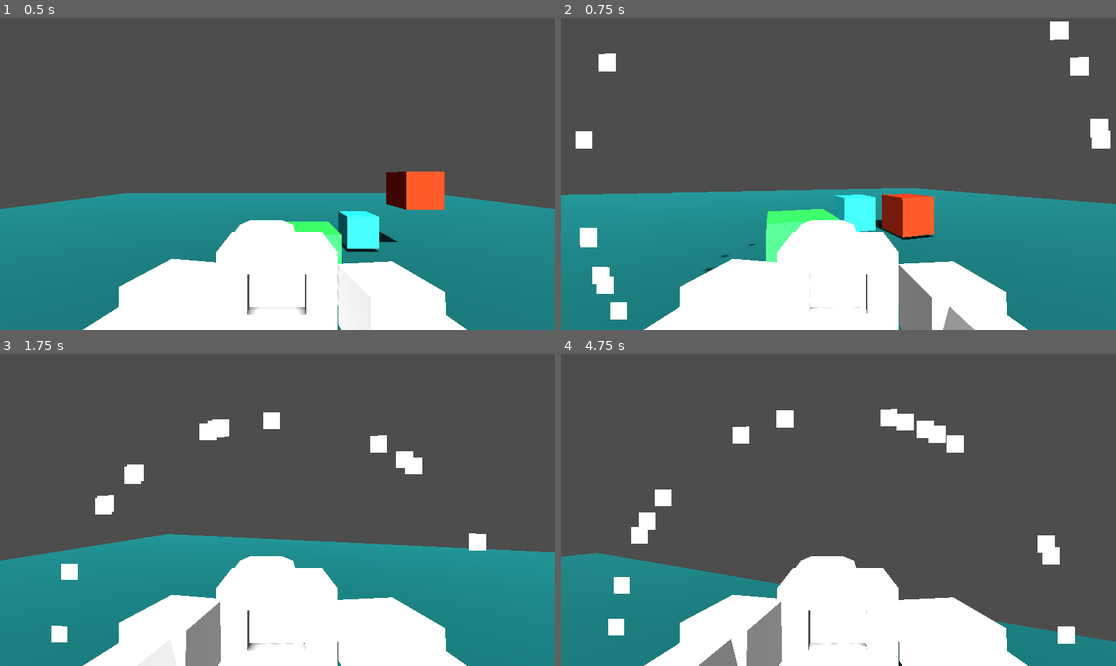
Above: before the commit, frames 1-4 (two rows, left to right).
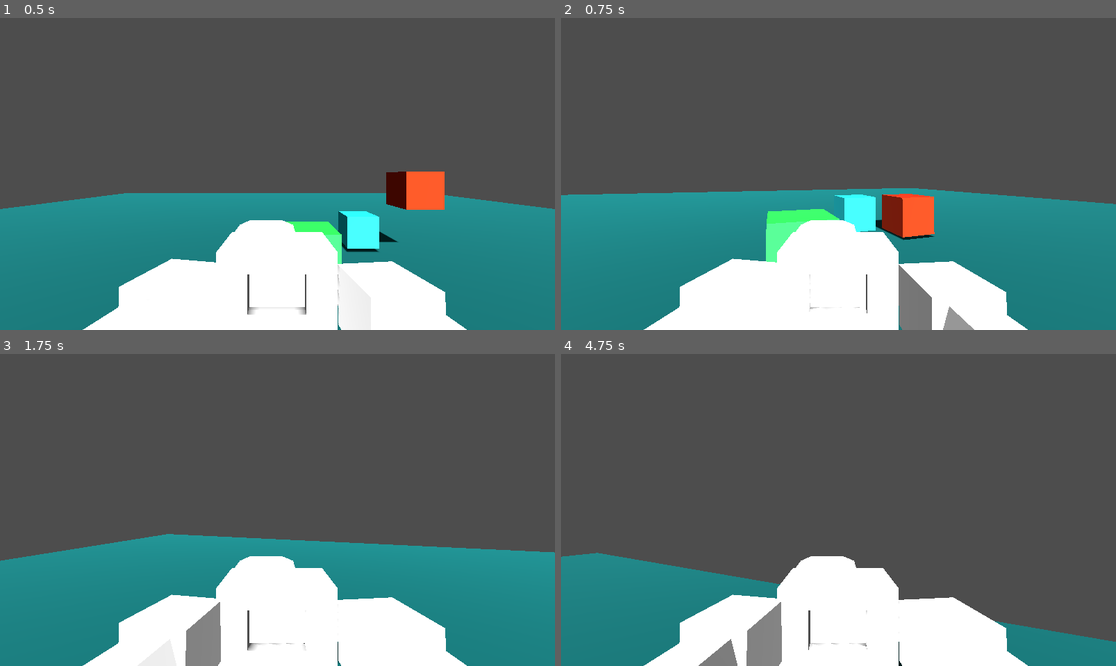
Above: after the commit, the same moments.

Repository: G4vp/TheCopyCam
Game: Godot game, scene res://Scenes/Environment/level.tscn
Two runs of this game, one before a commit and one after it. Both use one fixed random seed, a clock stepped at 60 frames per second and the inputs below.
Inputs (mouse positions are in pixels of both pictures, inside the frame that each line leads up to):
- Up to frame 1 (0.5 s): no input
- Up to frame 2 (0.75 s): move the mouse to (866, 174) at 0.52 s; press the mouse at (866, 174) at 0.53 s; hold Up (move_up) from 0.53 s (still down)
- Up to frame 3 (1.75 s): keep holding Up (move_up); tap Space (jump) at 0.77, 1.52 s; right-click (305, 510) at 0.8 s; move the mouse to (249, 510) at 1.27 s; release the mouse at (249, 510) at 1.28 s; right-click (249, 510) at 1.35 s; click (249, 510) at 1.55 s
- Up to frame 4 (4.75 s): keep holding Up (move_up); move the mouse to (849, 503) at 2.02 s; press the mouse at (849, 503) at 2.03 s; right-click (849, 503) at 2.3 s; move the mouse to (832, 516) at 2.77 s; release the mouse at (832, 516) at 2.78 s; right-click (832, 516) at 2.85 s; tap Space (jump) at 3.02, 3.77, 4.52 s; click (832, 516) at 3.05 s; move the mouse to (877, 513) at 3.52 s; press the mouse at (877, 513) at 3.53 s; right-click (877, 513) at 3.8 s; move the mouse to (794, 506) at 4.27 s; release the mouse at (794, 506) at 4.28 s; right-click (794, 506) at 4.35 s; click (794, 506) at 4.55 s

Frame 1 is identical in both runs. In frame 2, 1.7% of the frame differs, in the area x 2-99%, y 1-97%; in frame 3, 1.8%; in frame 4, 2.4%, in the area x 8-93%, y 17-93%.

Commit message:
PhotosFrame

Diff:
--- a/Scenes/Characters/copy_cam_controller.gd
+++ b/Scenes/Characters/copy_cam_controller.gd
@@ -1,12 +1,18 @@
+class_name CopyCamController
 extends Node3D
 
+signal add_photos_frames(photos:Array, max_photos:int)
+signal hide_photos_frames(photos:Array, max_photos:int)
 
 @export var Marker: Marker3D
 @export var CAMERA_RAYCAST : RayCast3D
 @export var FLASH_PARTICLES : GPUParticles3D
 
+@export var MAX_PHOTOS: int = 3
+
 var _item_selection_num : int = 0
 var _selection_mode : bool = false
+
 
 var photos_taken: Array[CopyObject] = []
 
@@ -30,6 +36,8 @@
 				photos_taken[_item_selection_num].reparent(self.owner.get_parent())
 				photos_taken.remove_at(_item_selection_num)
 				_item_selection_num = 0
+
+				hide_photos_frames.emit(photos_taken,MAX_PHOTOS)
 			_selection_mode = false
 
 		elif len(photos_taken) > 0:
@@ -40,13 +48,16 @@
 
 	if event.is_action_pressed("action_1"):
 		# Tirar foto
-		FLASH_PARTICLES.emitting = true
+
 		if CAMERA_RAYCAST.is_colliding():
 			var object_to_copy = CAMERA_RAYCAST.get_collider() as CopyObject
+			FLASH_PARTICLES.emitting = true
 			if object_to_copy:
-				#TO DO: Change the duplicate() someday.
-				print("FLASH")
+
+				if len(photos_taken) >= MAX_PHOTOS:
+					photos_taken.remove_at(0)
 				photos_taken.append(object_to_copy.duplicate())
+				add_photos_frames.emit(photos_taken, MAX_PHOTOS)
 
 	if event.is_action_pressed("inventory_right"):
 		if len(photos_taken) > 0:
--- /dev/null
+++ b/Scenes/Characters/photos_frame_control.gd
@@ -0,0 +1,47 @@
+extends Control
+
+@export var COPY_CAM_CONTROLLER: CopyCamController
+
+
+# Called when the node enters the scene tree for the first time.
+func _ready():
+	pass # Replace with function body.
+
+
+# Called every frame. 'delta' is the elapsed time since the previous frame.
+func _process(delta):
+	pass
+
+
+func _on_add_photos_frames(photos:Array[CopyObject], max_photos:int):
+	# Añadimos de uno en uno, en algun momento el len de photos se pausa y el
+	if self.get_child_count() == 0:
+		for i in range(max_photos):
+			self.add_child(create_texture_rect_child(i))
+	print(photos)
+	add_texture_rect(photos)
+
+func _on_hide_photos_frames(photos:Array[CopyObject], max_photos:int):
+	reset_texture_rect(photos.size(),max_photos)
+	add_texture_rect(photos)
+
+func add_texture_rect(photos:Array[CopyObject]):
+	for i in range(len(photos)):
+		var children_texture_rect = self.get_children()[i] as TextureRect
+		var load_path = "res://Assets/Images/" + photos[i].get_meta("Object_Name")+"_frame.png"
+		children_texture_rect.texture = load(load_path)
+
+func reset_texture_rect(photos_size:int,max_photos:int):
+	for i in range(photos_size,max_photos):
+		var children_texture_rect = self.get_children()[i] as TextureRect
+		var load_path = "res://Assets/Images/CameraFrame.png"
+		children_texture_rect.texture = load(load_path)
+
+func create_texture_rect_child(index: int) -> TextureRect:
+	var scene = preload("res://Scenes/Control/photos_frames.tscn")
+	var instante = scene.instantiate()
+	var node_position = Vector2(index*100+(get_viewport().size.x/40),get_viewport().size.y/60)
+
+	instante.texture = load("res://Assets/Images/CameraFrame.png")
+	instante.position = node_position
+	return instante
--- a/Scenes/Characters/player.tscn
+++ b/Scenes/Characters/player.tscn
@@ -1,8 +1,9 @@
-[gd_scene load_steps=6 format=3 uid="uid://fdlxo75d2rod"]
+[gd_scene load_steps=7 format=3 uid="uid://fdlxo75d2rod"]
 
 [ext_resource type="Script" path="res://Scenes/Characters/player.gd" id="1_owhbk"]
 [ext_resource type="PackedScene" uid="uid://ne5cs2fwwukg" path="res://Scenes/Characters/copy_cam_controller.tscn" id="2_vstre"]
 [ext_resource type="PackedScene" uid="uid://bvmsos1o25l15" path="res://Assets/Models/arms.glb" id="3_7nt2v"]
+[ext_resource type="Script" path="res://Scenes/Characters/photos_frame_control.gd" id="4_fpn8k"]
 
 [sub_resource type="CapsuleShape3D" id="CapsuleShape3D_11kdu"]
 
@@ -42,6 +43,15 @@
 [node name="arms2" parent="CameraController/Objects" instance=ExtResource("3_7nt2v")]
 transform = Transform3D(0.993955, -0.109786, 1.86265e-09, -0.00395979, -0.0358501, 0.999349, -0.109715, -0.993309, -0.0360682, 0.59336, -0.0176575, -0.017714)
 
+[node name="PhotosFrameControl" type="Control" parent="."]
+layout_mode = 3
+anchors_preset = 0
+offset_left = 440.0
+offset_top = 24.0
+offset_right = 480.0
+offset_bottom = 64.0
+script = ExtResource("4_fpn8k")
+
 [node name="CollisionShape3D" type="CollisionShape3D" parent="."]
 shape = SubResource("CapsuleShape3D_11kdu")
 
@@ -49,3 +59,6 @@
 visible = false
 mesh = SubResource("CapsuleMesh_baok0")
 skeleton = NodePath("../..")
+
+[connection signal="add_photos_frames" from="CameraController/CopyCamController" to="PhotosFrameControl" method="_on_add_photos_frames"]
+[connection signal="hide_photos_frames" from="CameraController/CopyCamController" to="PhotosFrameControl" method="_on_hide_photos_frames"]
--- /dev/null
+++ b/Scenes/Control/photos_frames.tscn
@@ -0,0 +1,8 @@
+[gd_scene format=3 uid="uid://pv274kxyedl8"]
+
+[node name="photos_frames" type="TextureRect"]
+anchors_preset = 15
+anchor_right = 1.0
+anchor_bottom = 1.0
+grow_horizontal = 2
+grow_vertical = 2
Binary file added: Assets/Images/CameraFrame.aseprite
Binary file added: Assets/Images/CameraFrame.png
Not shown, added: Assets/Images/CameraFrame.png.import
Binary file added: Assets/Images/blue_cube_frame.png
Not shown, added: Assets/Images/blue_cube_frame.png.import
Binary file added: Assets/Images/green_cube_frame.png
Not shown, added: Assets/Images/green_cube_frame.png.import
Binary file added: Assets/Images/red_cube_frame.png
Not shown, added: Assets/Images/red_cube_frame.png.import
